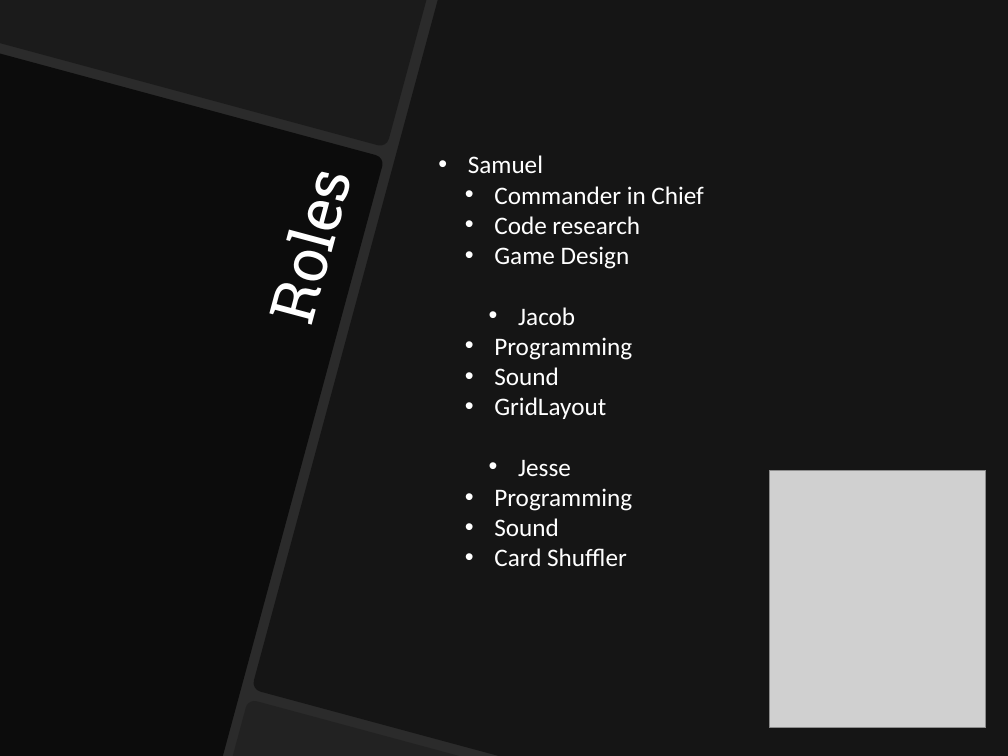
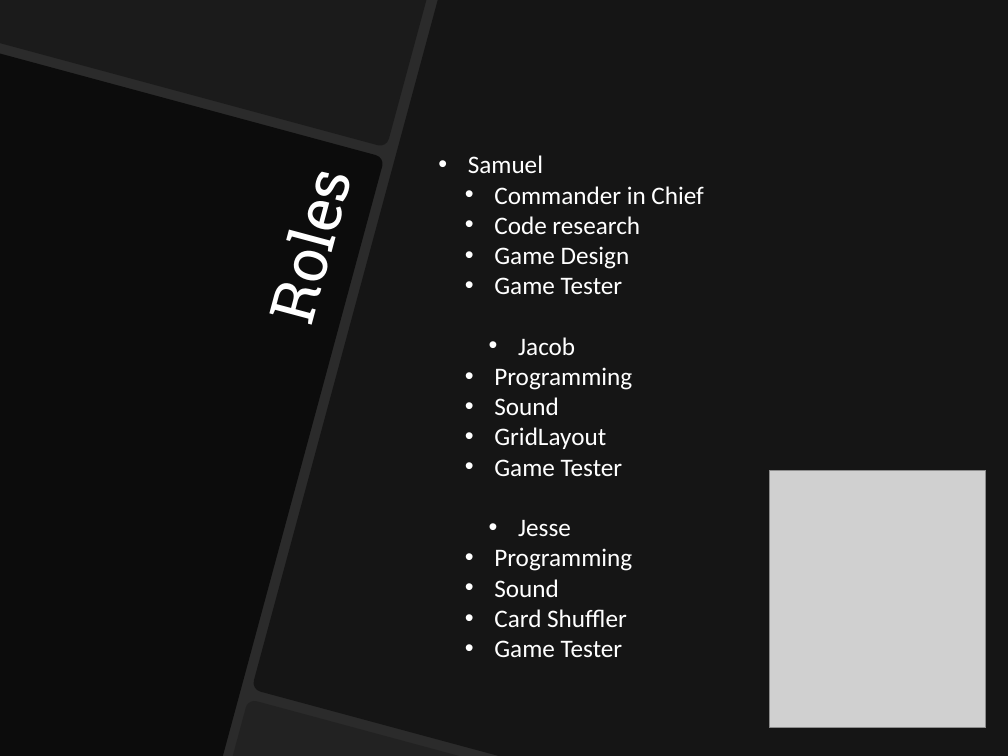
Before and after one commit to samhug/cs_143_final_project, a slide deck: slide 2 of GroupReport.ppt. Drawn at 1008x756 pixels with LibreOffice and Linux fonts; fonts in the diff are those of the drawing; grey boxes stand for pictures; background and template pictures are left out; a plain dark background stands for a picture behind light text. Boxes give left, top, right and bottom in pixels: in the first picture for what was removed or moved away, otherwise in the second. Text is boxed around its words. In the diff, an @@ line names an element or a change of style, - is before the commit and + after.

```diff
--- a/GroupReport.ppt
+++ b/GroupReport.ppt
@@ text at box(494, 277, 623, 294): paragraph added @@
+  • Game Tester
@@ text at box(494, 459, 623, 476): paragraph added @@
+  • Game Tester
@@ text at box(494, 640, 623, 657): paragraph added @@
+  • Game Tester
```
Also in this commit, not shown: 3 other slides changed.
